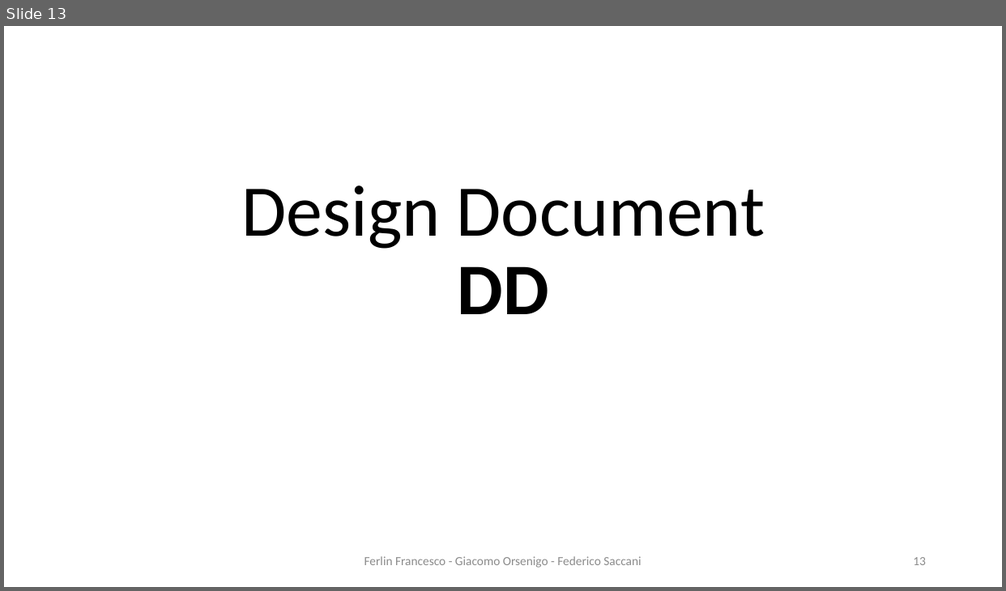
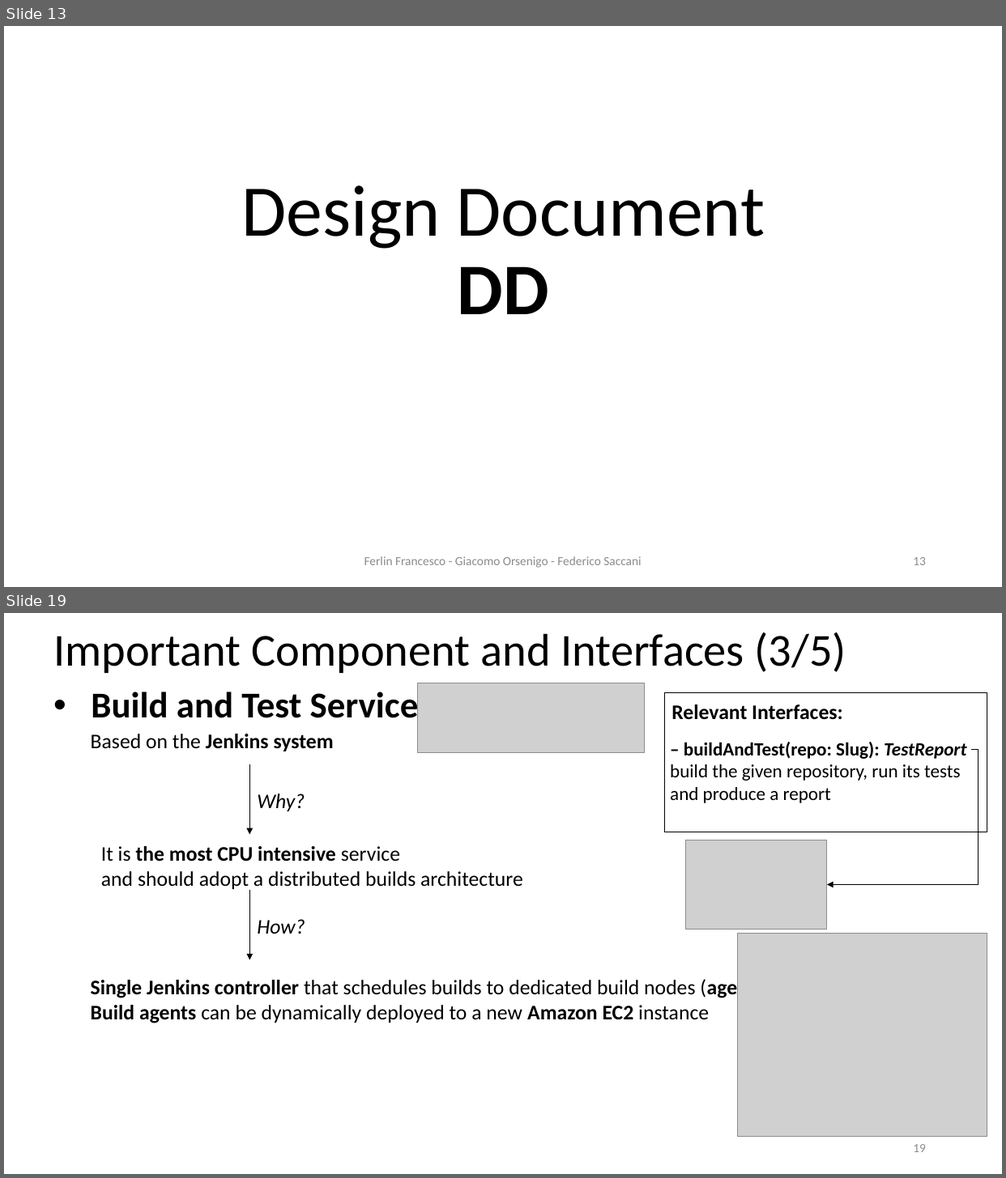
Before and after one commit to Furrrlo/CodeKataBattle, a slide deck: presentation/Presentation - Ferlin Orsenigo Saccani.pptx. Shown one above the other, each under a label of ours: slide 13 before the commit, slides 13 and 19 after it; the slides between them are not shown. The pictures are 1006x591 and 1006x1178 pixels, drawn with LibreOffice and Linux fonts; fonts in the diff are those of the drawing; grey boxes stand for pictures; background and template pictures are left out. Boxes give left, top, right and bottom in pixels: in the first picture for what was removed or moved away, otherwise in the second. Text is boxed around its words. In the diff, an @@ line names an element or a change of style, - is before the commit and + after.

```diff
--- a/presentation/Presentation - Ferlin Orsenigo Saccani.pptx
+++ b/presentation/Presentation - Ferlin Orsenigo Saccani.pptx
@@ slide 19 added at (x1=4, y1=613, x2=1002, y2=1174), background #FFFFFF @@
@@ title added at (x1=53, y1=632, x2=846, y2=673), 44 pt, text #000000 @@
+Important Component and Interfaces (3/5)
@@ picture added at (x1=418, y1=683, x2=645, y2=754) @@
@@ text added at (x1=91, y1=688, x2=419, y2=727), 35 pt, text #000000, bold @@
+• Build and Test Service
@@ rectangle added at (x1=664, y1=692, x2=987, y2=832), outline #000000 1 pt @@
@@ text added at (x1=671, y1=705, x2=843, y2=720), 20 pt, text #000000, bold @@
+Relevant Interfaces:
@@ text added at (x1=91, y1=734, x2=334, y2=752), 20 pt, text #000000, bold @@
+Based on the Jenkins system
@@ text added at (x1=670, y1=742, x2=966, y2=803), 18 pt, text #000000 @@
+– buildAndTest(repo: Slug): TestReport build the given repository, run its tests and produce a report
@@ elbow arrow added from (972, 750) to (828, 884), #000000 0.5 pt @@
@@ arrow added from (249, 764) to (249, 835), #000000 1 pt @@
@@ text added at (x1=257, y1=794, x2=305, y2=811), 20 pt, text #000000, italic @@
+Why?
@@ text added at (x1=101, y1=846, x2=523, y2=889), 20 pt, text #000000 @@
+It is the most CPU intensive service
+and should adopt a distributed builds architecture
@@ picture added at (x1=686, y1=840, x2=828, y2=929) @@
@@ arrow added from (249, 890) to (249, 960), #000000 1 pt @@
@@ text added at (x1=257, y1=919, x2=305, y2=934), 20 pt, text #000000, italic @@
+How?
@@ picture added at (x1=738, y1=934, x2=987, y2=1137) @@
@@ text added at (x1=91, y1=977, x2=775, y2=1024), 20 pt, text #000000 @@
+Single Jenkins controller that schedules builds to dedicated build nodes (agents).
+Build agents can be dynamically deployed to a new Amazon EC2 instance
@@ page number added at (x1=913, y1=1144, x2=926, y2=1152), 12 pt, text #8C8C8C @@
+19
```
Also in this commit, not shown: 11 other slides added, 30 other files.
